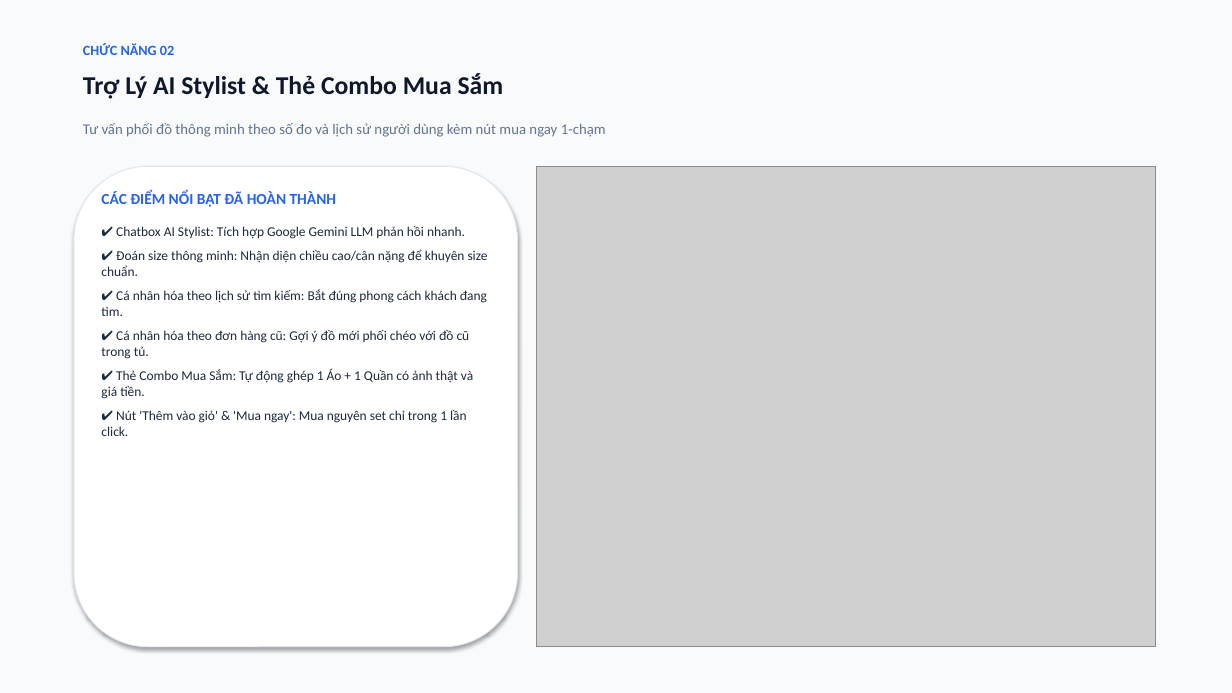
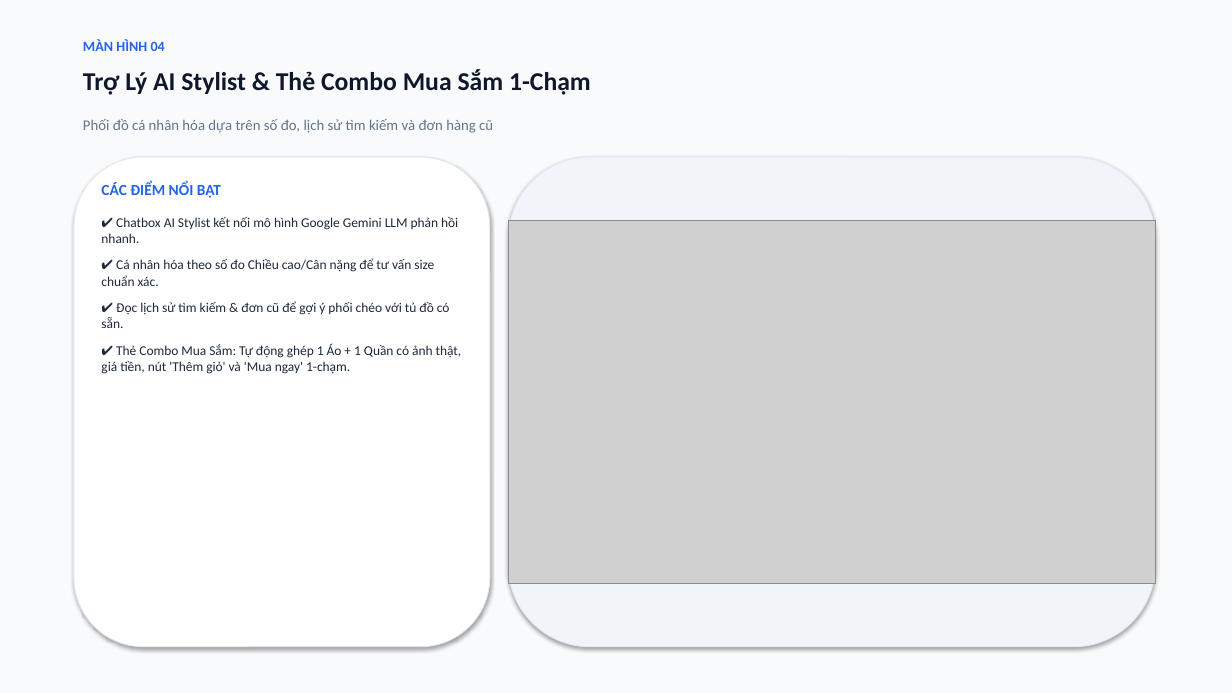
Before and after one commit to baobp14/3d-model-clothing, a slide deck: slide 5 of BaoCao_PhanMem_NB_Fashion_Moi.pptx (slide 3 before the commit). Drawn at 1232x693 pixels with LibreOffice and Linux fonts; fonts in the diff are those of the drawing; grey boxes stand for pictures. Boxes give left, top, right and bottom in pixels: in the first picture for what was removed or moved away, otherwise in the second. Text is boxed around its words. In the diff, an @@ line names an element or a change of style, - is before the commit and + after.

Commit message:
fix(pptx): preserve 100% original aspect ratio for all screenshots with auto-fitting and zero distortion

```diff
--- a/BaoCao_PhanMem_NB_Fashion_Moi.pptx
+++ b/BaoCao_PhanMem_NB_Fashion_Moi.pptx
@@ text at box(83, 39, 165, 51): text changed @@
-CHỨC NĂNG 02
+MÀN HÌNH 04
@@ text at box(83, 69, 591, 95): text changed @@
-Trợ Lý AI Stylist & Thẻ Combo Mua Sắm
+Trợ Lý AI Stylist & Thẻ Combo Mua Sắm 1-Chạm
@@ text at box(83, 119, 493, 133): text changed @@
-Tư vấn phối đồ thông minh theo số đo và lịch sử người dùng kèm nút mua ngay 1-chạm
+Phối đồ cá nhân hóa dựa trên số đo, lịch sử tìm kiếm và đơn hàng cũ
@@ rounded rectangle: place and size @@
-rounded rectangle at box(74, 166, 518, 647)
+rounded rectangle at box(74, 157, 490, 647)
@@ rounded rectangle added at box(508, 157, 1155, 647), fill #F1F5F9, outline #E2E8F0 0.75 pt @@
@@ text at box(101, 182, 462, 374): text changed @@
-CÁC ĐIỂM NỔI BẬT ĐÃ HOÀN THÀNH
-✔ Chatbox AI Stylist: Tích hợp Google Gemini LLM phản hồi nhanh.
-✔ Đoán size thông minh: Nhận diện chiều cao/cân nặng để khuyên size chuẩn.
-✔ Cá nhân hóa theo lịch sử tìm kiếm: Bắt đúng phong cách khách đang tìm.
-✔ Cá nhân hóa theo đơn hàng cũ: Gợi ý đồ mới phối chéo với đồ cũ trong tủ.
-✔ Thẻ Combo Mua Sắm: Tự động ghép 1 Áo + 1 Quần có ảnh thật và giá tiền.
-✔ Nút 'Thêm vào giỏ' & 'Mua ngay': Mua nguyên set chỉ trong 1 lần click.
+CÁC ĐIỂM NỔI BẬT
+✔ Chatbox AI Stylist kết nối mô hình Google Gemini LLM phản hồi nhanh.
+✔ Cá nhân hóa theo số đo Chiều cao/Cân nặng để tư vấn size chuẩn xác.
+✔ Đọc lịch sử tìm kiếm & đơn cũ để gợi ý phối chéo với tủ đồ có sẵn.
+✔ Thẻ Combo Mua Sắm: Tự động ghép 1 Áo + 1 Quần có ảnh thật, giá tiền, nút 'Thêm giỏ' và 'Mua ngay' 1-chạm.
@@ picture: place and size @@
-picture at box(536, 166, 1155, 647)
+picture at box(508, 220, 1155, 584)
```
Also in this commit, not shown: 3 other slides changed, 6 slides added, 2 slides removed, 2 other files.
